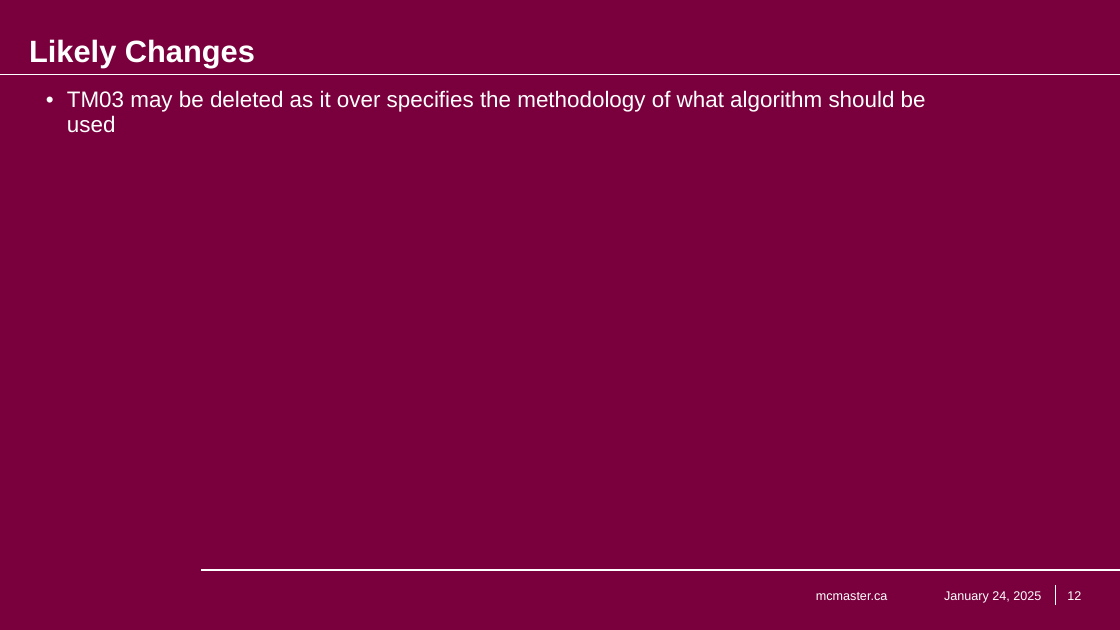
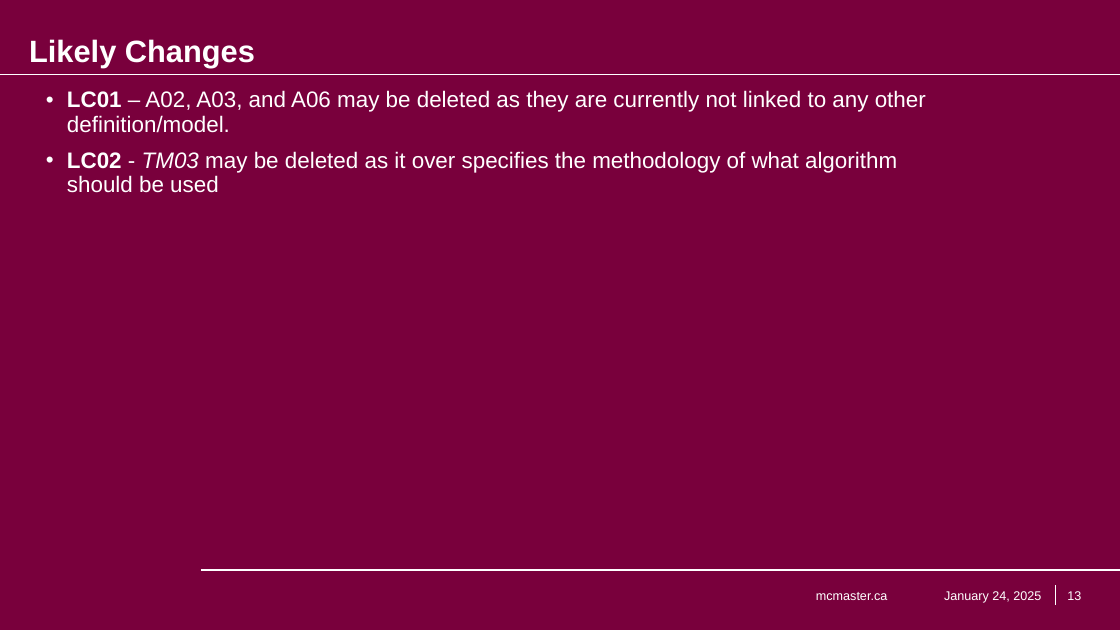
Before and after one commit to KiranSingh15/CAS-741-Image-Correspondences, a slide deck: slide 13 of docs/Presentations/SRS_Presentation/Kiran Singh - SRS Presentation - Image Feature Correspondences.pptx (slide 12 before the commit). Drawn at 1120x630 pixels with LibreOffice and Linux fonts; fonts in the diff are those of the drawing; background and template pictures are left out. Boxes give left, top, right and bottom in pixels: in the first picture for what was removed or moved away, otherwise in the second. Text is boxed around its words. In the diff, an @@ line names an element or a change of style, - is before the commit and + after.

```diff
--- a/docs/Presentations/SRS_Presentation/Kiran Singh - SRS Presentation - Image Feature Correspondences.pptx
+++ b/docs/Presentations/SRS_Presentation/Kiran Singh - SRS Presentation - Image Feature Correspondences.pptx
@@ text at box(67, 90, 926, 193): text changed @@
-• TM03 may be deleted as it over specifies the methodology of what algorithm should be used
+• LC01 – A02, A03, and A06 may be deleted as they are currently not linked to any other definition/model.
+• LC02 - TM03 may be deleted as it over specifies the methodology of what algorithm should be used
@@ page number at box(1067, 591, 1081, 600): text changed @@
-12
+13
```
Also in this commit, not shown: 11 other slides changed, 1 slide added.
